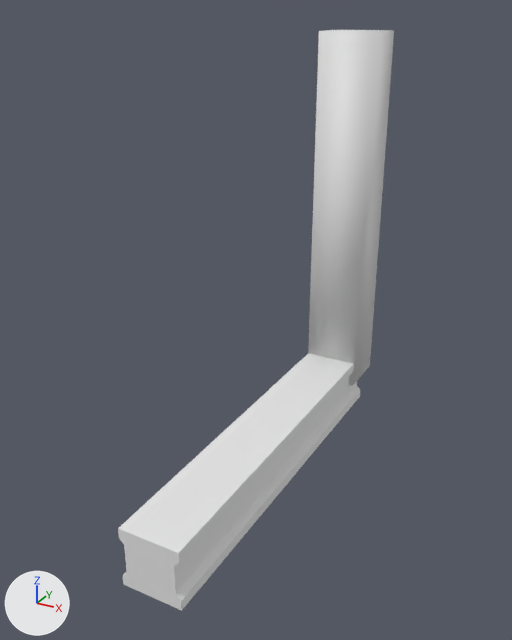
One commit to the FBX model Assets/Stylized_Egypt/Meshes/building/SM_building_border_05.fbx: the scene before it, then after it.
The view is the same before and after, from a 50 mm lens placed at (2.94, -7.54, 4.21), pointed at (-0.07, -2.07, 1.48). The axes (+X, +Y, +Z) are drawn at lower left. The lights are the same throughout. Where no turn or scale is listed for an object, it has been applied to the vertices.

In view in the first picture: 'SM_building_border_05', 'SM_building_border_05_ConvexHulls'.
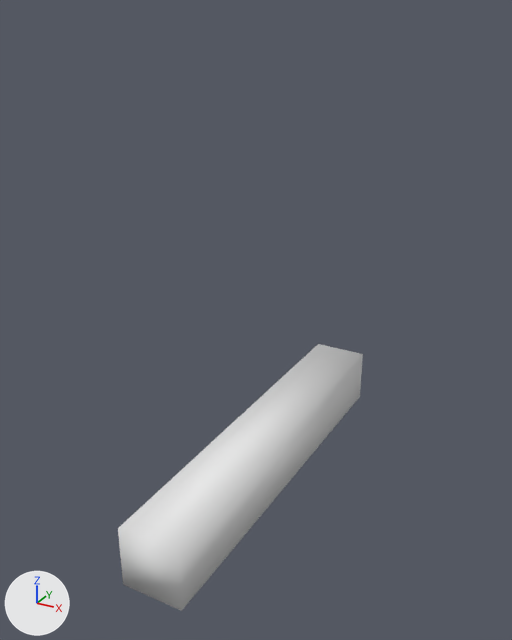
Boxes [x1, y1, x2, y2] around the edits, measured in the pictures (512 x 640 px):
'SM_building_border_05_ConvexHulls', moved, rescaled (183% wider, 25% shorter)
    before: [308, 30, 394, 386]
    after: [118, 344, 363, 611]
'SM_building_border_05', unchanged, covered by the edit
    before: [118, 353, 360, 611]

Patch to the scene script:
```diff
--- a/Assets/Stylized_Egypt/Meshes/building/SM_building_border_05.fbx.py
+++ b/Assets/Stylized_Egypt/Meshes/building/SM_building_border_05.fbx.py
@@ ob_sm_building_border_05_convexhulls @@
 ob_sm_building_border_05_convexhulls = bpy.data.objects.new('SM_building_border_05_ConvexHulls', me_sm_building_border_05_convexhulls)
+ob_sm_building_border_05_convexhulls.parent = ob_sm_building_border_637
 ob_sm_building_border_05_convexhulls.location = (0.0, 0.0, 0.0)
-ob_sm_building_border_05_convexhulls.scale = (0.01, 0.01, 0.01)
@@ ob_sm_building_border_637 @@
+ob_sm_building_border_637 = bpy.data.objects.new('SM_building_border_637', None)
+ob_sm_building_border_637.location = (0.0, 0.0, 0.0)
+ob_sm_building_border_637.rotation_euler = (1.571, 0.0, 0.0)  # degrees (90, 0, 0)
+ob_sm_building_border_637.scale = (0.01, 0.01, 0.01)
```
